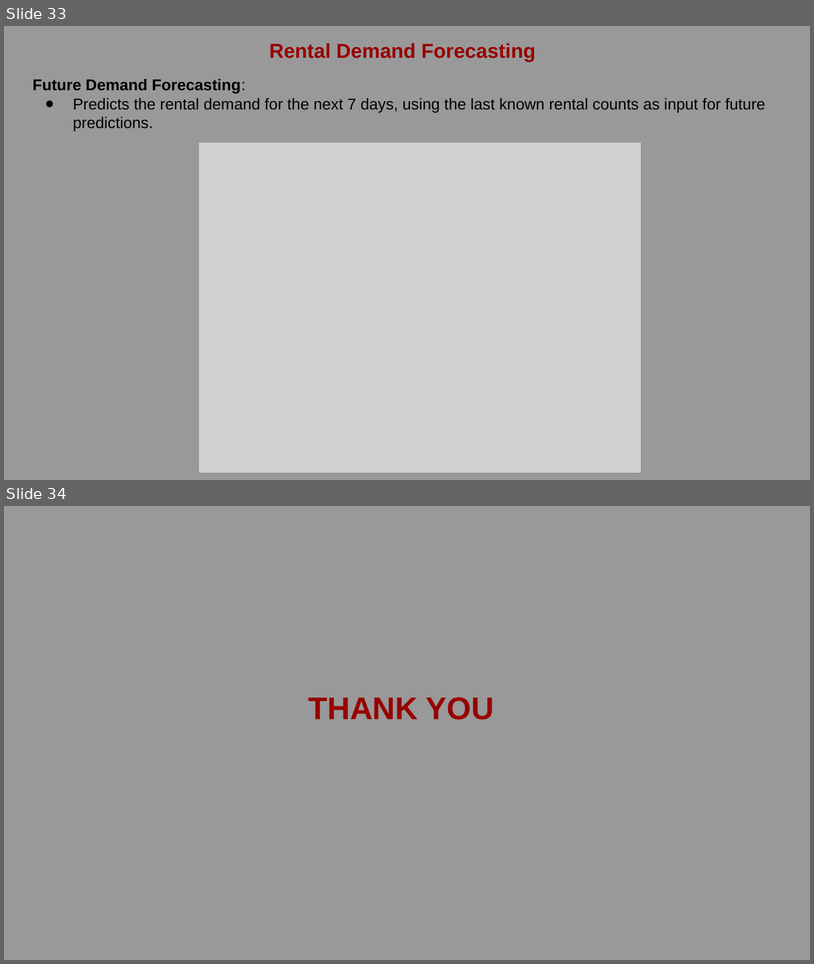
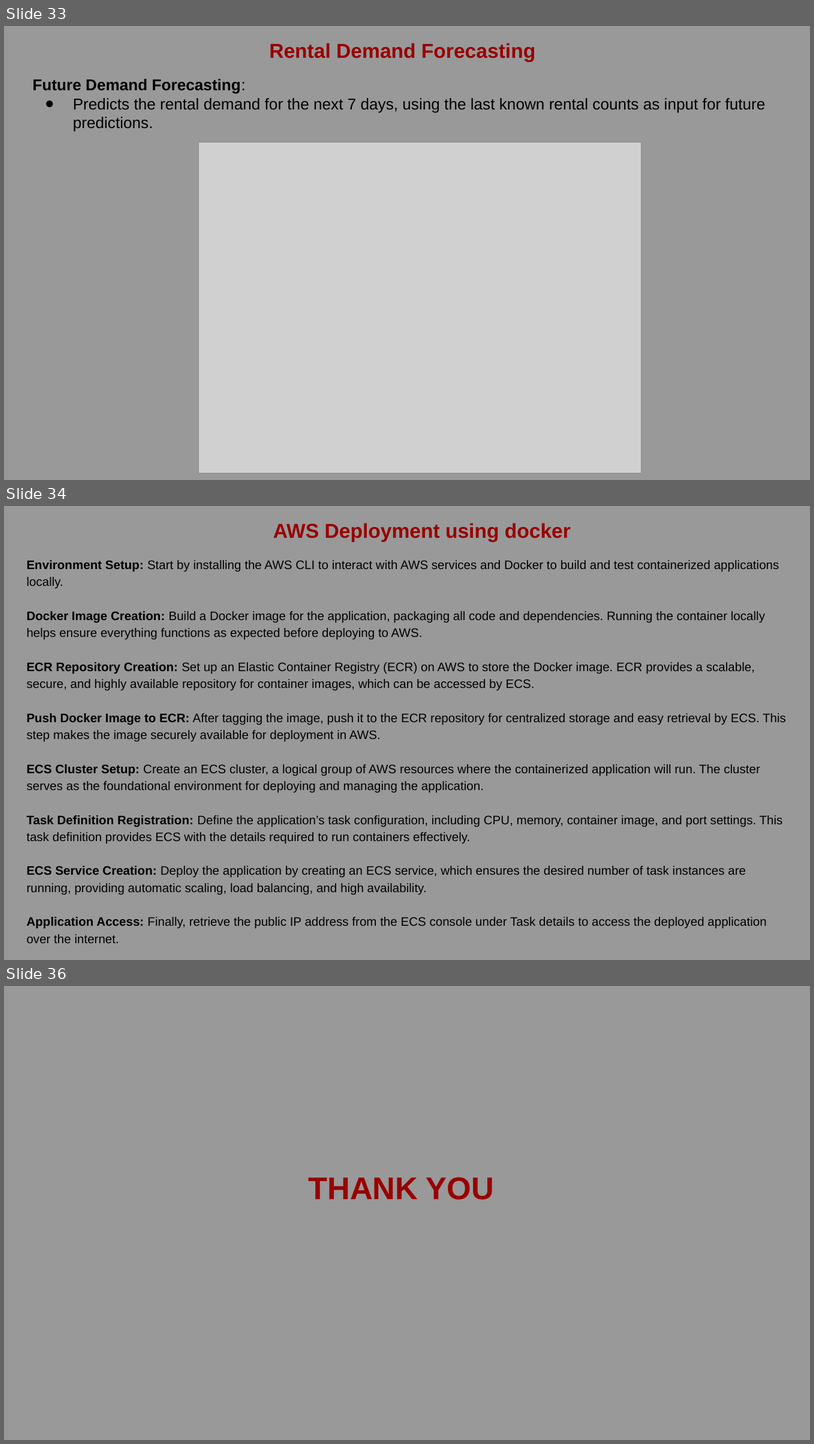
Before and after one commit to Gengatharan1/ds_dvd_rental_analysis, a slide deck: dvd_rental.pptx. Shown one above the other, each under a label of ours: slides 33 and 34 before the commit, slides 33, 34 and 36 after it; the slides between them are not shown. The pictures are 814x964 and 814x1444 pixels, drawn with LibreOffice and Linux fonts; fonts in the diff are those of the drawing; grey boxes stand for pictures. Boxes give left, top, right and bottom in pixels: in the first picture for what was removed or moved away, otherwise in the second. Text is boxed around its words. In the diff, an @@ line names an element or a change of style, - is before the commit and + after.

```diff
--- a/dvd_rental.pptx
+++ b/dvd_rental.pptx
@@ slide 34 added at <box>4,506,810,960</box>, background #999999 @@
@@ text added at <box>273,523,571,541</box>, 18 pt, text #980000, bold @@
+AWS Deployment using docker
@@ text added at <box>27,560,786,943</box>, 11 pt, text #000000 @@
+Environment Setup: Start by installing the AWS CLI to interact with AWS services and Docker to build and test containerized applications locally.
+Docker Image Creation: Build a Docker image for the application, packaging all code and dependencies. Running the container locally helps ensure everything functions as expected before deploying to AWS.
+ECR Repository Creation: Set up an Elastic Container Registry (ECR) on AWS to store the Docker image. ECR provides a scalable, secure, and highly available repository for container images, which can be accessed by ECS.
+Push Docker Image to ECR: After tagging the image, push it to the ECR repository for centralized storage and easy retrieval by ECS. This step makes the image securely available for deployment in AWS.
+ECS Cluster Setup: Create an ECS cluster, a logical group of AWS resources where the containerized application will run. The cluster serves as the foundational environment for deploying and managing the application.
+Task Definition Registration: Define the application’s task configuration, including CPU, memory, container image, and port settings. This task definition provides ECS with the details required to run containers effectively.
+ECS Service Creation: Deploy the application by creating an ECS service, which ensures the desired number of task instances are running, providing automatic scaling, load balancing, and high availability.
+Application Access: Finally, retrieve the public IP address from the ECS console under Task details to access the deployed application over the internet.
@@ what was slide 34 is now slide 36 @@
```
Also in this commit, not shown: 1 slide changed, 1 other slide added, 6 other files.
